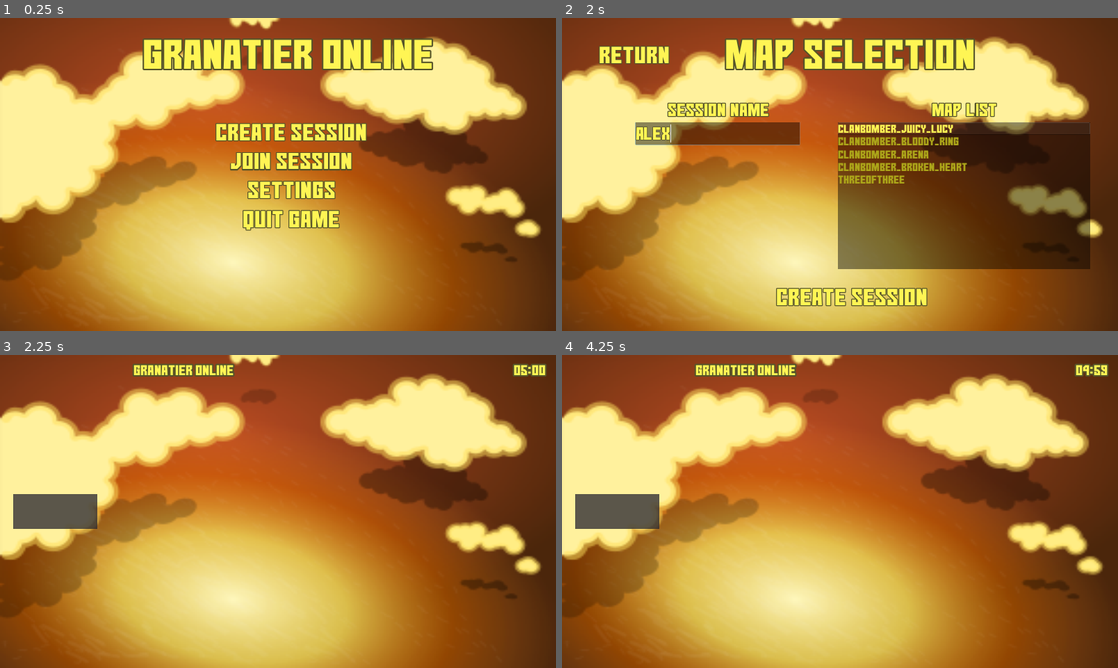
Above: before the commit, frames 1-4 (two rows, left to right).
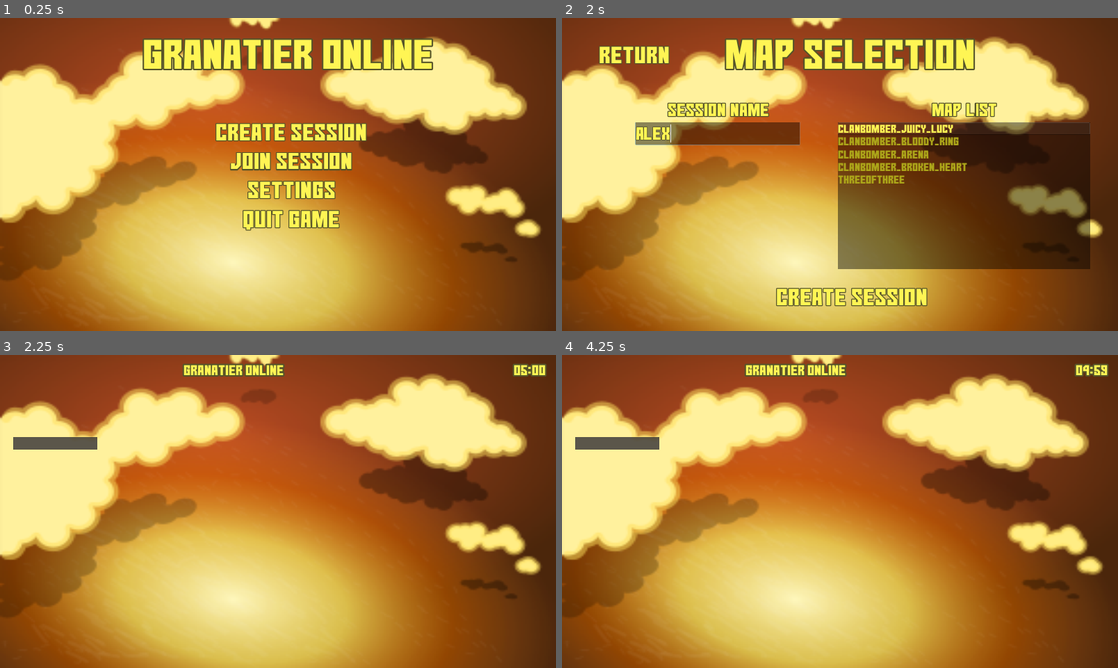
Above: after the commit, the same moments.

Repository: mrhappyhof/soulThieves
Game: Godot game, scene res://scenes/MainMenu.tscn
Two runs of this game, one before a commit and one after it. Both use one fixed random seed, a clock stepped at 60 frames per second and the inputs below.
Inputs (mouse positions are in pixels of both pictures, inside the frame that each line leads up to):
- Up to frame 1 (0.25 s): no input
- Up to frame 2 (2 s): click "Create Session" at 0.5 s; click (717, 133) at 1.27 s; type "Alex" at 1.35 s
- Up to frame 3 (2.25 s): click "Create Session" at 2 s
- Up to frame 4 (4.25 s): tap Enter at 2.75 s; hold D (move_right) 2.78-3.53 s; tap Q (place_bomb) at 2.85, 3.6 s; tap Space at 3.5 s; hold S (move_down) from 3.53 s (still down)

Frames 1-2 are identical in both runs. In frame 3, 3.3% of the frame differs, in the area x 2-52%, y 2-56%; in frame 4, 3.3%.

Commit message:
Improved HUD

Diff:
--- a/GranatierClient/scenes/HUD.tscn
+++ b/GranatierClient/scenes/HUD.tscn
@@ -10,6 +10,22 @@
 outline_color = Color( 0.333333, 0.329412, 0.164706, 1 )
 font_data = ExtResource( 1 )
 
+[sub_resource type="DynamicFont" id=2]
+size = 35
+outline_size = 2
+outline_color = Color( 0.333333, 0.329412, 0.164706, 1 )
+font_data = ExtResource( 1 )
+
+[sub_resource type="StyleBoxEmpty" id=6]
+
+[sub_resource type="StyleBoxEmpty" id=3]
+
+[sub_resource type="StyleBoxEmpty" id=5]
+
+[sub_resource type="StyleBoxEmpty" id=7]
+
+[sub_resource type="StyleBoxEmpty" id=4]
+
 [node name="HUD" type="CanvasLayer"]
 layer = 0
 script = ExtResource( 3 )
@@ -20,9 +36,9 @@
 texture = ExtResource( 2 )
 
 [node name="Title" type="Label" parent="."]
-margin_left = 455.0
+margin_left = 628.0
 margin_top = 27.0
-margin_right = 813.0
+margin_right = 986.0
 margin_bottom = 77.0
 grow_horizontal = 2
 custom_colors/font_color = Color( 1, 0.964706, 0.333333, 1 )
@@ -49,9 +65,21 @@
 anchor_top = 0.5
 anchor_bottom = 0.5
 margin_left = 45.0
-margin_top = -60.0
+margin_top = -257.0
 margin_right = 337.0
-margin_bottom = 60.0
+margin_bottom = -213.0
+focus_mode = 0
+custom_colors/guide_color = Color( 0, 0, 0, 0 )
+custom_colors/font_color_selected = Color( 1, 0.964706, 0.333333, 1 )
+custom_colors/font_color = Color( 1, 0.964706, 0.333333, 1 )
+custom_constants/icon_margin = 15
+custom_fonts/font = SubResource( 2 )
+custom_styles/cursor = SubResource( 6 )
+custom_styles/selected_focus = SubResource( 3 )
+custom_styles/bg_focus = SubResource( 5 )
+custom_styles/cursor_unfocused = SubResource( 7 )
+custom_styles/selected = SubResource( 4 )
+select_mode = 1
 auto_height = true
 
 [connection signal="timeout" from="Timer" to="." method="countdown"]
--- a/GranatierClient/scripts/HUD.gd
+++ b/GranatierClient/scripts/HUD.gd
@@ -7,6 +7,7 @@
 # Called when the node enters the scene tree for the first time.
 func _ready():
 	$PlayerList.set_icon_scale(0.2)
+	$PlayerList.allow_reselect = false
 	pass # Replace with function body.
 
 
@@ -14,6 +15,7 @@
 #func _process(delta):
 	#pass
 
+# Timer function
 func countdown():
 	if time >= 0:
 		var minutes = time / 60
@@ -25,12 +27,19 @@
 		emit_signal("lose")
 		#queue_free()
 
+# Display players in the HUD
 func hud_display_player():
 	$PlayerList.clear()
 	var i = 1
 
+	# Get all players from node "Players" and place them in the PlayerList
 	for child in get_node("../Players").get_children():
 		var sprite = child.get_node("AnimatedSprite")
 		var frame = sprite.get_sprite_frames().get_frame(sprite.get_animation(), sprite.get_frame())
+
 		$PlayerList.add_item("Player " + str(i), frame)
 		i += 1
+
+	# Disable Tooltip for all items
+	for index in $PlayerList.get_item_count():
+		$PlayerList.set_item_tooltip_enabled(index, false)
Not shown: 1 places in GranatierClient/scenes/HUD.tscn that only renumber resources
